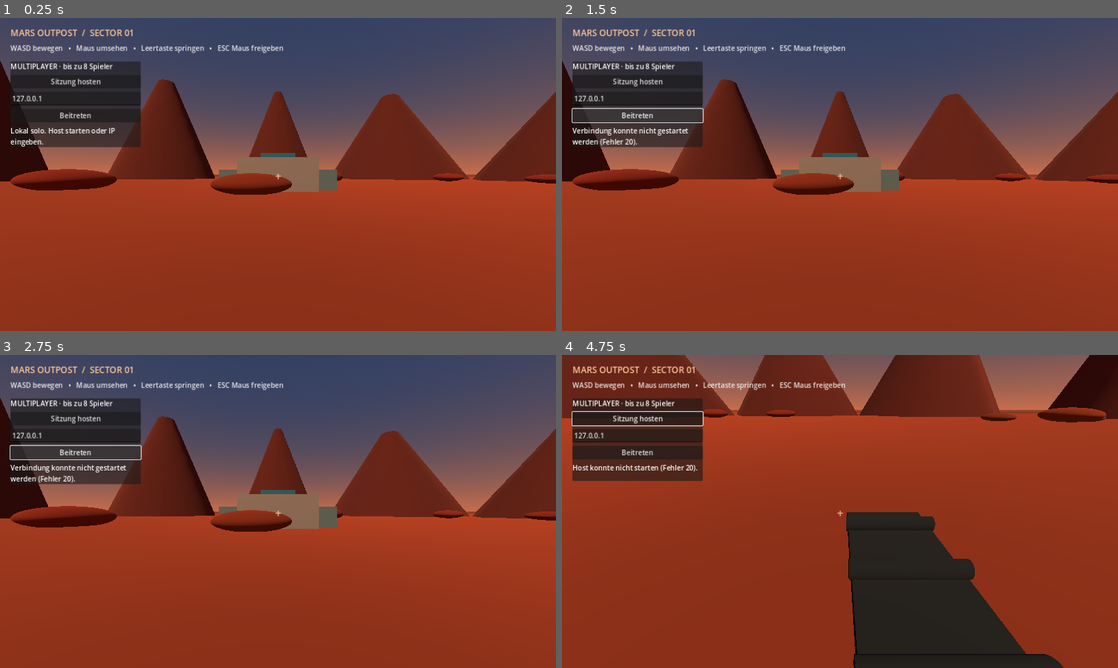
Above: before the commit, frames 1-4 (two rows, left to right).
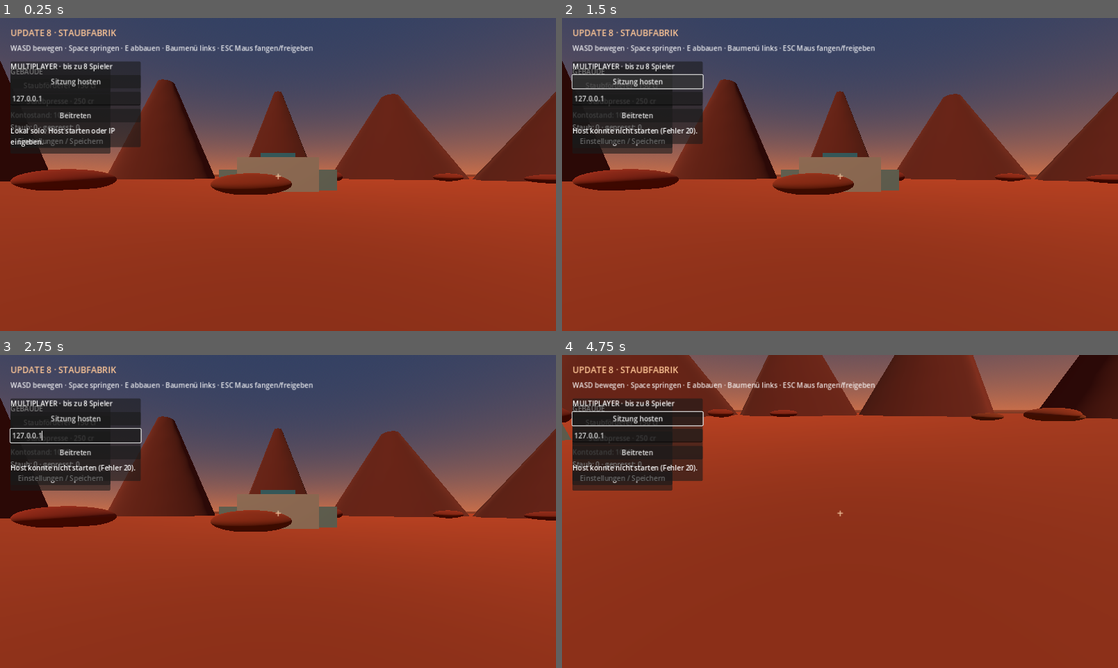
Above: after the commit, the same moments.

Repository: GuysLetsPlay/MarsFactory
Game: Godot game, scene res://main.tscn
The game is run twice, just before and just after one commit, with the same random seed, the same clock (stepped at 60 frames per second) and the same inputs.
Inputs (mouse positions are in pixels of both pictures, inside the frame that each line leads up to):
- Up to frame 1 (0.25 s): no input
- Up to frame 2 (1.5 s): click (623, 140) at 0.5 s, where only the run after the commit has a clickable "Einstellungen / Speichern"; click "Beitreten" (after the commit: "Staubförderer · 150 cr") at 1.25 s
- Up to frame 3 (2.75 s): click "Beitreten" (after the commit: "Staubpresse · 250 cr") at 2 s
- Up to frame 4 (4.75 s): click "Beitreten" at 2.75 s; click "Sitzung hosten" at 3.5 s; move the mouse to (867, 511) at 4.27 s; hold Up (ui_up) from 4.28 s (still down); tap B at 4.35 s; click (867, 511) at 4.42 s

The runs differ from the first frame. In frame 1, 1.9% of the frame differs, in the area x 1-57%, y 3-44%; in frame 2, 3.3%; in frame 3, 3.1%; in frame 4, 16%, in the area x 0-99%, y 0-100%.

Commit message:
Update 9: Dust extraction and factory UI

Diff:
--- a/main.gd
+++ b/main.gd
@@ -5,8 +5,20 @@
 const MAX_PLAYERS := 8
 var players: Dictionary = {}
 var status_label: Label
+var money := 1000
+var dust := 0
+var compacted_dust := 0
+var selected_building := ""
+var machine_timer := 0.0
+var balance_label: Label
+var production_label: Label
+var settings_panel: PanelContainer
+var remap_action := ""
+var restoring_save := false
+var key_labels := {"move_forward": "W", "move_back": "S", "move_left": "A", "move_right": "D", "jump": "Space"}
 
 func _ready() -> void:
+	_setup_inputs()
 	_build_world()
 	multiplayer.peer_connected.connect(_on_peer_connected)
 	multiplayer.peer_disconnected.connect(_on_peer_disconnected)
@@ -16,6 +28,32 @@
 	_spawn_player(multiplayer.get_unique_id())
 	_build_hud()
 	_build_network_menu()
+	_update_economy_ui()
+
+func _process(delta: float) -> void:
+	machine_timer += delta
+	if machine_timer >= 1.0:
+		machine_timer -= 1.0
+		var extractors := get_tree().get_nodes_in_group("dust_extractors")
+		dust += extractors.size()
+		var presses := get_tree().get_nodes_in_group("dust_presses")
+		for _press in presses:
+			if dust >= 2:
+				dust -= 2
+				compacted_dust += 1
+		_update_economy_ui()
+
+func _setup_inputs() -> void:
+	var bindings := {"move_forward": KEY_W, "move_back": KEY_S, "move_left": KEY_A, "move_right": KEY_D, "jump": KEY_SPACE}
+	var config := ConfigFile.new()
+	var config_status := config.load("user://settings.cfg")
+	for action in bindings:
+		if not InputMap.has_action(action):
+			InputMap.add_action(action)
+		InputMap.action_erase_events(action)
+		var event := InputEventKey.new()
+		event.physical_keycode = int(config.get_value("controls", action, bindings[action])) if config_status == OK else bindings[action]
+		InputMap.action_add_event(action, event)
 
 func _build_world() -> void:
 	var world_env := WorldEnvironment.new()
@@ -148,6 +186,38 @@
 		roller.material_override = steel
 		belt.add_child(roller)
 	add_child(belt)
+
+func place_building(kind: String, pos: Vector3) -> void:
+	var cost := 150 if kind == "Staubförderer" else 250
+	if not restoring_save and money < cost:
+		_update_status("Nicht genug Geld für %s. Benötigt: %d cr." % [kind, cost])
+		return
+	if not restoring_save:
+		money -= cost
+	var body := StaticBody3D.new()
+	body.name = kind
+	body.position = Vector3(round(pos.x / 2.0) * 2.0, 1.0, round(pos.z / 2.0) * 2.0)
+	var mesh_instance := MeshInstance3D.new()
+	var mesh := BoxMesh.new()
+	mesh.size = Vector3(2.0, 2.0, 2.0)
+	mesh_instance.mesh = mesh
+	var material := StandardMaterial3D.new()
+	material.albedo_color = Color(0.82, 0.43, 0.18) if kind == "Staubförderer" else Color(0.45, 0.58, 0.64)
+	material.metallic = 0.35
+	mesh_instance.material_override = material
+	body.add_child(mesh_instance)
+	var collision := CollisionShape3D.new()
+	var box := BoxShape3D.new()
+	box.size = mesh.size
+	collision.shape = box
+	body.add_child(collision)
+	if kind == "Staubförderer":
+		body.add_to_group("dust_extractors")
+	else:
+		body.add_to_group("dust_presses")
+	add_child(body)
+	selected_building = ""
+	_update_economy_ui()
 
 func mine_rock(rock: Node3D) -> void:
 	if is_instance_valid(rock) and rock.name.begins_with("OreRock"):
@@ -251,13 +321,13 @@
 	var layer := CanvasLayer.new()
 	add_child(layer)
 	var title := Label.new()
-	title.text = "MARS OUTPOST  /  SECTOR 01"
+	title.text = "UPDATE 8 · STAUBFABRIK"
 	title.position = Vector2(24, 20)
 	title.add_theme_font_size_override("font_size", 20)
 	title.add_theme_color_override("font_color", Color(1.0, 0.78, 0.59))
 	layer.add_child(title)
 	var hint := Label.new()
-	hint.text = "WASD bewegen   •   Maus umsehen   •   Leertaste springen   •   ESC Maus freigeben"
+	hint.text = "WASD bewegen · Space springen · E abbauen · Baumenü links · ESC Maus fangen/freigeben"
 	hint.position = Vector2(24, 58)
 	hint.add_theme_font_size_override("font_size", 16)
 	hint.add_theme_color_override("font_color", Color(1, 1, 1, 0.88))
@@ -269,3 +339,123 @@
 	cross.add_theme_font_size_override("font_size", 26)
 	cross.add_theme_color_override("font_color", Color(1, 0.86, 0.7, 0.8))
 	layer.add_child(cross)
+	var panel := PanelContainer.new()
+	panel.position = Vector2(24, 112)
+	panel.custom_minimum_size = Vector2(230, 200)
+	layer.add_child(panel)
+	var column := VBoxContainer.new()
+	column.add_theme_constant_override("separation", 5)
+	panel.add_child(column)
+	var heading := Label.new()
+	heading.text = "GEBÄUDE"
+	column.add_child(heading)
+	var extractor := Button.new()
+	extractor.text = "Staubförderer · 150 cr"
+	extractor.pressed.connect(func(): selected_building = "Staubförderer"; _update_status("Staubförderer gewählt: auf den Boden klicken zum Platzieren."))
+	column.add_child(extractor)
+	var press := Button.new()
+	press.text = "Staubpresse · 250 cr"
+	press.pressed.connect(func(): selected_building = "Staubpresse"; _update_status("Staubpresse gewählt: auf den Boden klicken zum Platzieren."))
+	column.add_child(press)
+	balance_label = Label.new()
+	column.add_child(balance_label)
+	production_label = Label.new()
+	column.add_child(production_label)
+	var settings_button := Button.new()
+	settings_button.text = "Einstellungen / Speichern"
+	settings_button.pressed.connect(_toggle_settings)
+	column.add_child(settings_button)
+	_build_settings(layer)
+
+func _update_economy_ui() -> void:
+	if is_instance_valid(balance_label):
+		balance_label.text = "Kontostand: %d cr" % money
+	if is_instance_valid(production_label):
+		production_label.text = "Staub: %d · gepresst: %d" % [dust, compacted_dust]
+
+func _build_settings(layer: CanvasLayer) -> void:
+	settings_panel = PanelContainer.new()
+	settings_panel.position = Vector2(280, 112)
+	settings_panel.custom_minimum_size = Vector2(320, 300)
+	settings_panel.visible = false
+	layer.add_child(settings_panel)
+	var column := VBoxContainer.new()
+	settings_panel.add_child(column)
+	var heading := Label.new()
+	heading.text = "EINSTELLUNGEN · TASTEN"
+	column.add_child(heading)
+	for action in ["move_forward", "move_back", "move_left", "move_right", "jump"]:
+		var button := Button.new()
+		button.text = "%s: %s (ändern)" % [action, key_labels[action]]
+		button.pressed.connect(func(): remap_action = action; button.text = "Taste für %s drücken …" % action)
+		column.add_child(button)
+	var save_button := Button.new()
+	save_button.text = "Spiel speichern"
+	save_button.pressed.connect(save_game)
+	column.add_child(save_button)
+	var load_button := Button.new()
+	load_button.text = "Spiel laden"
+	load_button.pressed.connect(load_game)
+	column.add_child(load_button)
+	var close_button := Button.new()
+	close_button.text = "Schließen"
+	close_button.pressed.connect(_toggle_settings)
+	column.add_child(close_button)
+
+func _toggle_settings() -> void:
+	settings_panel.visible = not settings_panel.visible
+	Input.mouse_mode = Input.MOUSE_MODE_VISIBLE if settings_panel.visible else Input.MOUSE_MODE_CAPTURED
+
+func _unhandled_input(event: InputEvent) -> void:
+	if remap_action != "" and event is InputEventKey and event.pressed:
+		InputMap.action_erase_events(remap_action)
+		var key_event := InputEventKey.new()
+		key_event.physical_keycode = event.physical_keycode
+		InputMap.action_add_event(remap_action, key_event)
+		key_labels[remap_action] = OS.get_keycode_string(event.keycode)
+		var config := ConfigFile.new()
+		config.load("user://settings.cfg")
+		config.set_value("controls", remap_action, event.physical_keycode)
+		config.save("user://settings.cfg")
+		remap_action = ""
+		return
+	if selected_building != "" and event is InputEventMouseButton and event.pressed and event.button_index == MOUSE_BUTTON_LEFT:
+		var player = players.get(multiplayer.get_unique_id())
+		if player and player.camera:
+			var origin: Vector3 = player.camera.global_position
+			var end: Vector3 = origin + -player.camera.global_transform.basis.z * 12.0
+			var query := PhysicsRayQueryParameters3D.create(origin, end)
+			query.exclude = [player]
+			var hit := get_world_3d().direct_space_state.intersect_ray(query)
+			if hit.has("position"):
+				place_building(selected_building, hit["position"])
+
+func save_game() -> void:
+	var data := {"money": money, "dust": dust, "compacted_dust": compacted_dust, "buildings": []}
+	for group_name in ["dust_extractors", "dust_presses"]:
+		for building in get_tree().get_nodes_in_group(group_name):
+			data["buildings"].append({"type": building.name, "position": [building.position.x, building.position.y, building.position.z]})
+	var file := FileAccess.open("user://savegame.json", FileAccess.WRITE)
+	file.store_string(JSON.stringify(data))
+	_update_status("Spiel gespeichert.")
+
+func load_game() -> void:
+	if not FileAccess.file_exists("user://savegame.json"):
+		_update_status("Kein Spielstand gefunden.")
+		return
+	var parsed = JSON.parse_string(FileAccess.get_file_as_string("user://savegame.json"))
+	if typeof(parsed) != TYPE_DICTIONARY:
+		_update_status("Spielstand ist beschädigt.")
+		return
+	for group_name in ["dust_extractors", "dust_presses"]:
+		for building in get_tree().get_nodes_in_group(group_name):
+			building.queue_free()
+	money = int(parsed.get("money", 1000))
+	dust = int(parsed.get("dust", 0))
+	compacted_dust = int(parsed.get("compacted_dust", 0))
+	restoring_save = true
+	for saved in parsed.get("buildings", []):
+		place_building(str(saved["type"]), Vector3(saved["position"][0], 0, saved["position"][2]))
+	restoring_save = false
+	_update_economy_ui()
+	_update_status("Spielstand geladen.")
--- a/player.gd
+++ b/player.gd
@@ -55,8 +55,6 @@
 		else:
 			Input.mouse_mode = Input.MOUSE_MODE_CAPTURED
 	if event is InputEventKey and event.pressed and not event.echo:
-		if event.keycode == KEY_B:
-			belt_mode = not belt_mode
 		if event.keycode == KEY_E:
 			_mine_target()
 
@@ -86,9 +84,9 @@
 		return
 	if not is_on_floor():
 		velocity += get_gravity() * delta
-	if Input.is_action_just_pressed("ui_accept") and is_on_floor():
+	if Input.is_action_just_pressed("jump") and is_on_floor():
 		velocity.y = JUMP_VELOCITY
-	var input_dir := Input.get_vector("ui_left", "ui_right", "ui_up", "ui_down")
+	var input_dir := Input.get_vector("move_left", "move_right", "move_forward", "move_back")
 	var direction := (transform.basis * Vector3(input_dir.x, 0, input_dir.y)).normalized()
 	if direction:
 		velocity.x = direction.x * SPEED
